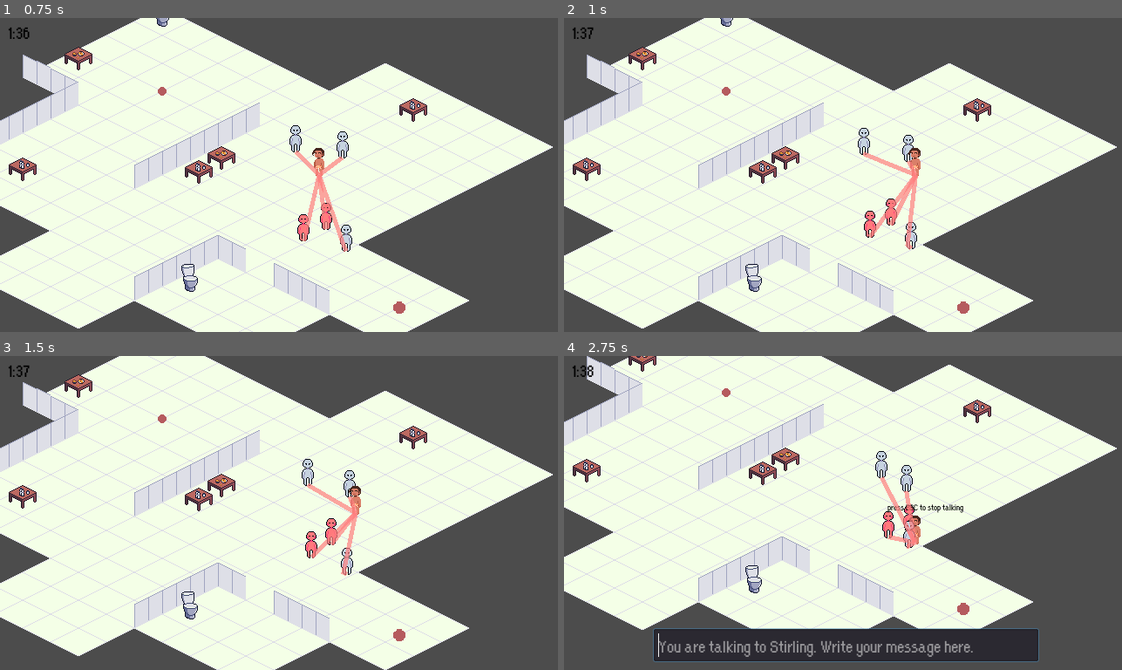
Above: before the commit, frames 1-4 (two rows, left to right).
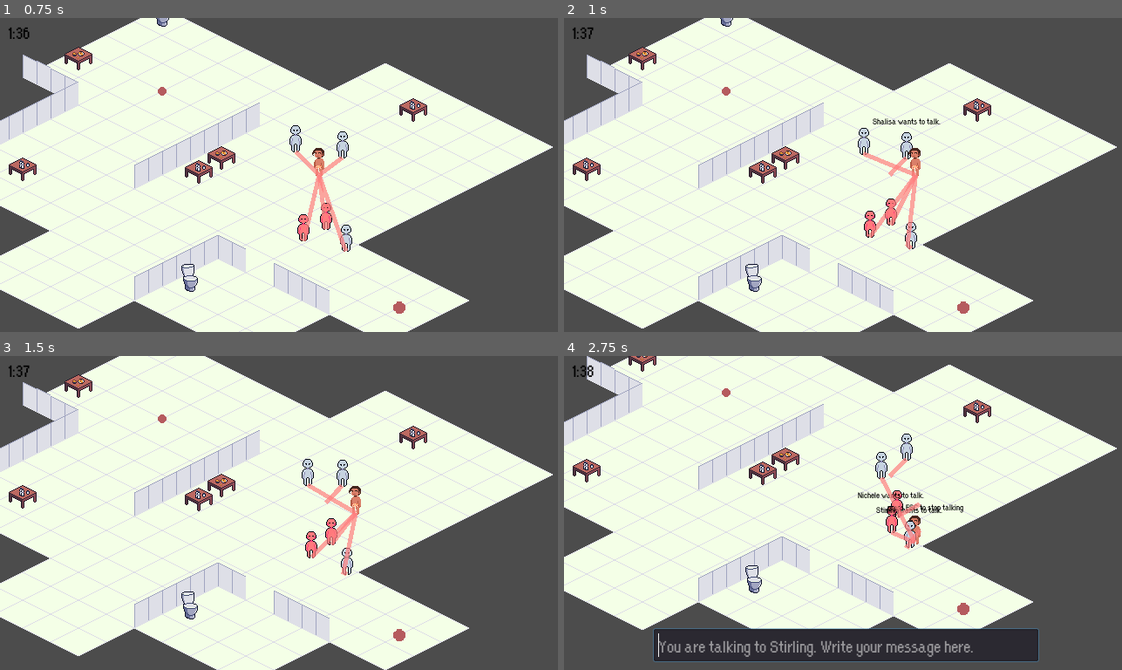
Above: after the commit, the same moments.

Repository: Boffl/language-game-prototype
Game: Godot game, scene res://Party.tscn
Same seed, same stepped clock (60 frames per second), same inputs: the game is played once before the commit and once after it.
Inputs:
- Up to frame 1 (0.75 s): tap Enter (ui_accept) at 0.5 s; hold Right (ui_right) from 0.53 s (still down)
- Up to frame 2 (1 s): keep holding Right (ui_right); tap Enter (ui_accept) at 0.77 s
- Up to frame 3 (1.5 s): release Right (ui_right) at 1.28 s; hold Down (ui_down) from 1.28 s (still down)
- Up to frame 4 (2.75 s): tap Enter (ui_accept) at 1.52 s; tap Space at 2 s; release Down (ui_down) at 2.03 s; hold Right (ui_right) from 2.03 s (still down)

Frame 1 is identical in both runs. In frame 2, 0.3% of the frame differs, in the area x 55-68%, y 31-51%; in frame 3, 0.3%; in frame 4, 1.2%, in the area x 52-68%, y 24-62%.
Error before the commit: Invalid get index 'talk' (on base: 'Dictionary'). (res://PartyGuest/PartyGuest.gd:172)

Commit message:
talk added to dict

Diff:
--- a/PartyGuest/Actions/all_actions.gd
+++ b/PartyGuest/Actions/all_actions.gd
@@ -19,7 +19,7 @@
 var action_dict
 var dim_return
 var str_action_dict = {"drink water": drink_water, "drink alcohol": drink_alc,
-							"eat": eat, "dance": dance, "leave": leave, "vomit": vomit}
+							"eat": eat, "dance": dance, "leave": leave, "vomit": vomit, "talk":talk}
 
 func best_action(guest):
 	best_r = -50
